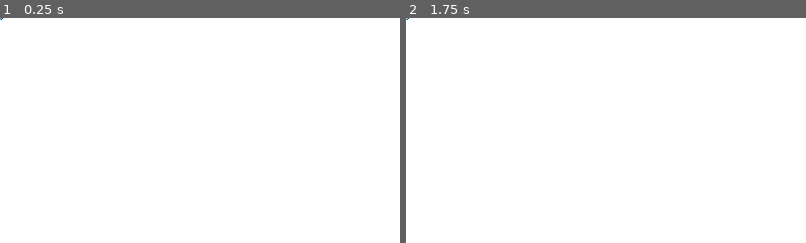
Above: before the commit, frames 1-2 (left to right).
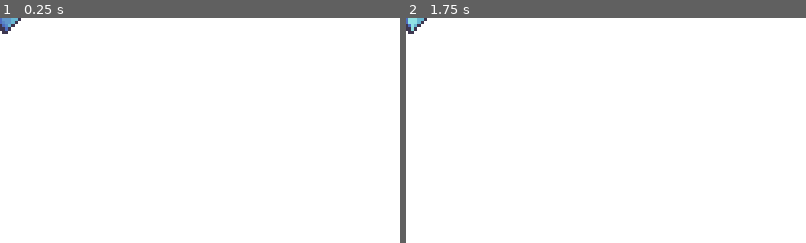
Above: after the commit, the same moments.

Repository: gaspargu/Sooo-Juego
Game: Godot game, scene res://scenes/Diamond.tscn
The game is run twice, just before and just after one commit, with the same random seed, the same clock (stepped at 60 frames per second) and the same inputs. This scene is started directly instead of the project's main scene.
Inputs:
- Up to frame 1 (0.25 s): no input
- Up to frame 2 (1.75 s): tap Enter at 0.5 s; hold D (move_right) 0.53-1.28 s; hold Space (kick) 0.53-1.28 s; hold S (move_down) from 1.28 s (still down); tap M (muerto) at 1.35 s
The pictures show only the part of the screen within x 0-50%, y 0-50%; the shares and areas given below are measured in that part.

The runs differ from the first frame. In frame 1, 0.2% of the frame differs, in the area x 0-6%, y 0-8%; in frame 2, 0.2%.

Commit message:
Se mejora el diamante

Diff:
--- a/scenes/Diamond.tscn
+++ b/scenes/Diamond.tscn
@@ -4,7 +4,7 @@
 [ext_resource path="res://scripts/Diamond.gd" type="Script" id=2]
 
 [sub_resource type="CircleShape2D" id=1]
-radius = 5.0
+radius = 30.3769
 
 [sub_resource type="Animation" id=2]
 resource_name = "idle"
@@ -27,11 +27,12 @@
 
 [node name="Sprite" type="Sprite" parent="."]
 position = Vector2( -2, 0 )
+scale = Vector2( 5, 5 )
 texture = ExtResource( 1 )
 hframes = 10
-frame = 9
 
 [node name="CollisionShape2D" type="CollisionShape2D" parent="."]
+position = Vector2( 7.85724, -2.24493 )
 shape = SubResource( 1 )
 
 [node name="AnimationPlayer" type="AnimationPlayer" parent="."]
